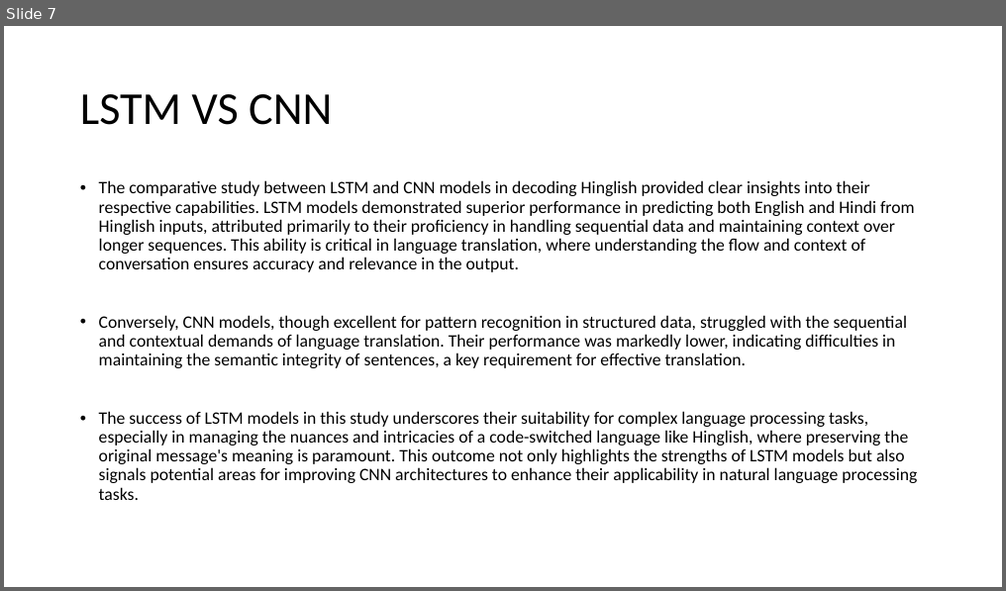
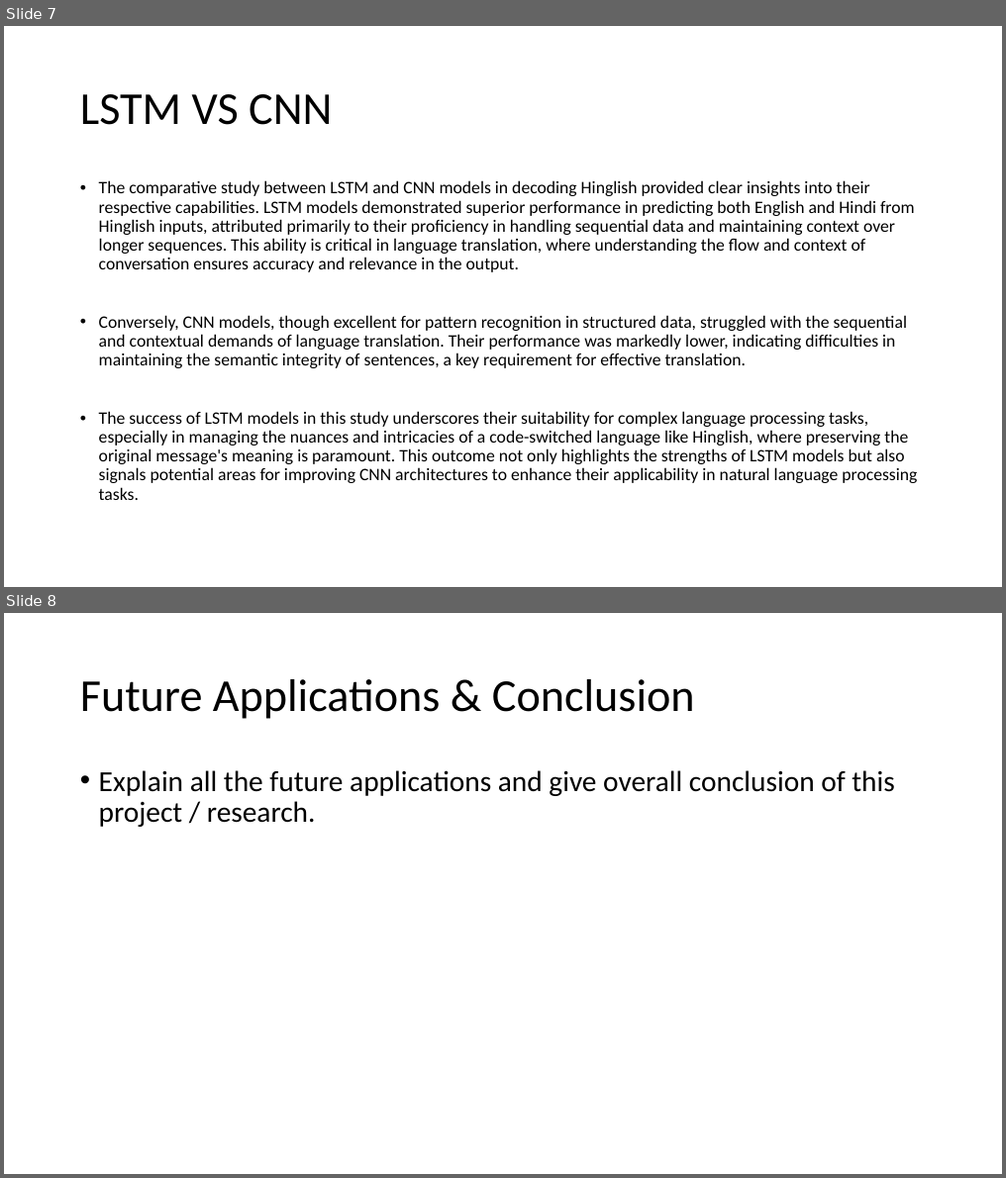
Before and after one commit to ukarthikvarmaCCT/Continous_Assessment_Sem_2, a slide deck: Decoding Hinglish.pptx. Shown one above the other, each under a label of ours: slide 7 before the commit, slides 7 and 8 after it. The pictures are 1006x591 and 1006x1178 pixels, drawn with LibreOffice and Linux fonts; fonts in the diff are those of the drawing. Boxes give left, top, right and bottom in pixels: in the first picture for what was removed or moved away, otherwise in the second. Text is boxed around its words. In the diff, an @@ line names an element or a change of style, - is before the commit and + after.

```diff
--- a/Decoding Hinglish.pptx
+++ b/Decoding Hinglish.pptx
@@ slide 8 added at <box>4,613,1002,1174</box>, background #FFFFFF @@
@@ title added at <box>80,679,695,719</box>, 44 pt, text #000000 @@
+Future Applications & Conclusion
@@ text added at <box>99,770,894,827</box>, 28 pt, text #000000 @@
+• Explain all the future applications and give overall conclusion of this project / research.
```
Also in this commit, not shown: 1 other file.
